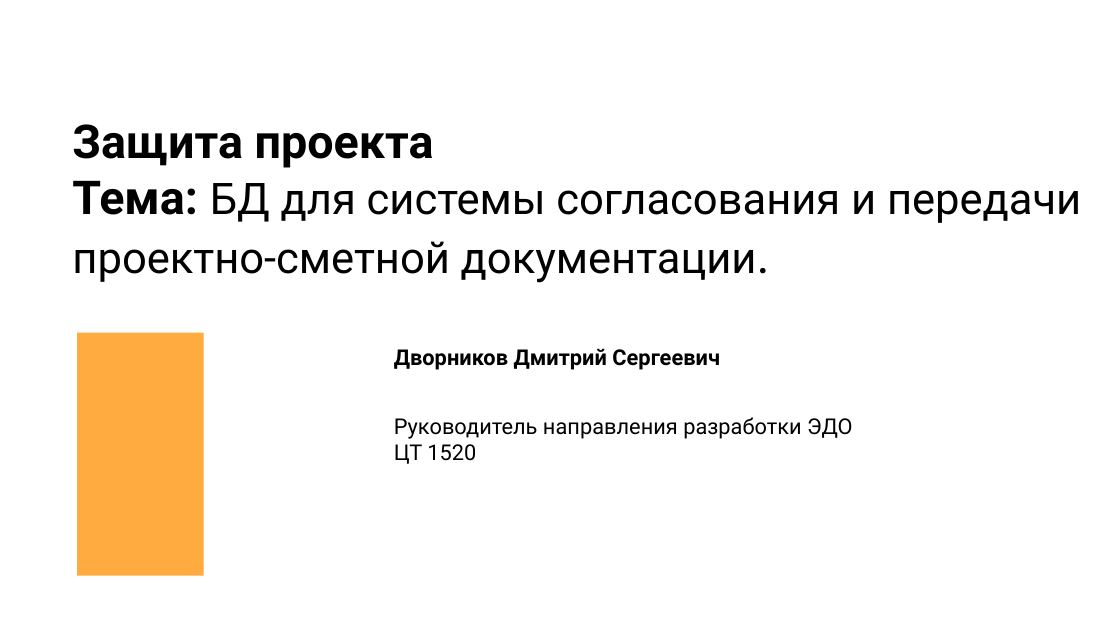
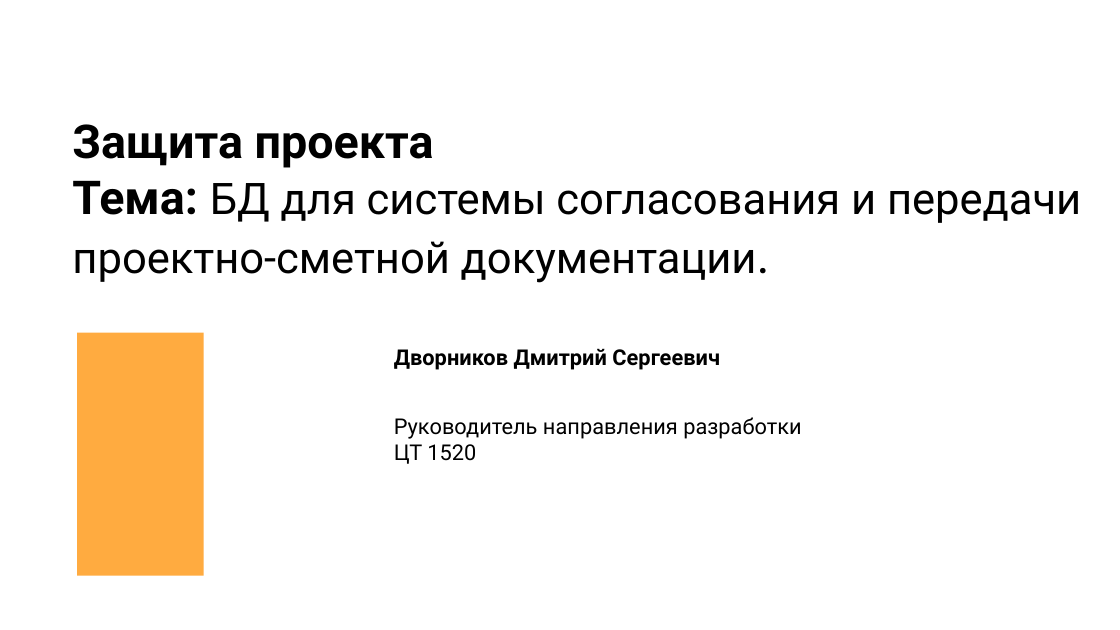
Before and after one commit to fangarh/OTUS_PG, a slide deck: slide 3 of Презентация/dds.pptx. Drawn at 1120x630 pixels with LibreOffice and Linux fonts; fonts in the diff are those of the drawing; background and template pictures are left out. Boxes give left, top, right and bottom in pixels: in the first picture for what was removed or moved away, otherwise in the second. Text is boxed around its words. In the diff, an @@ line names an element or a change of style, - is before the commit and + after.

```diff
--- a/Презентация/dds.pptx
+++ b/Презентация/dds.pptx
@@ text at box(394, 417, 801, 439): text changed @@
-Руководитель направления разработки ЭДО
+Руководитель направления разработки
```
Also in this commit, not shown: 1 other slide changed, 1 other file.
